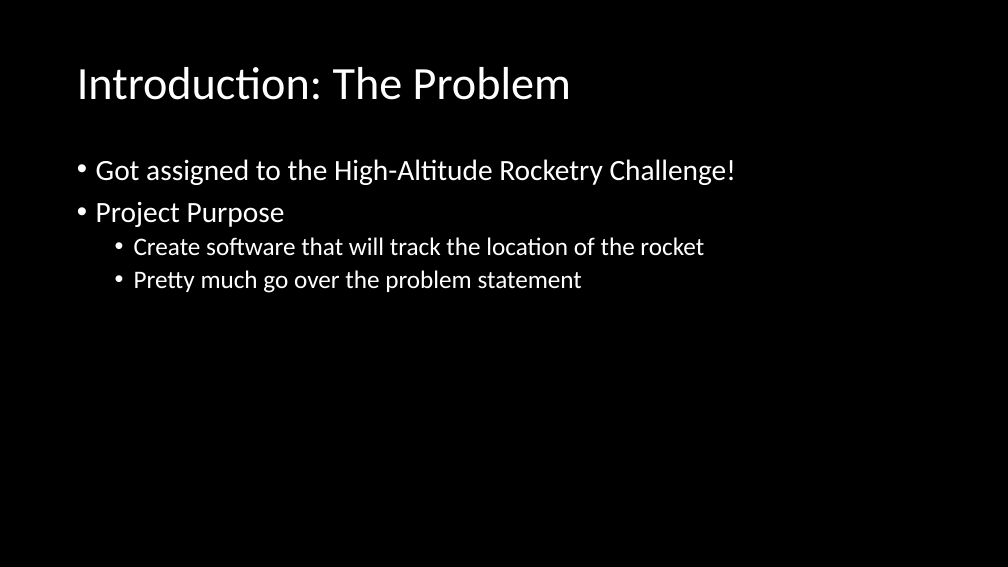
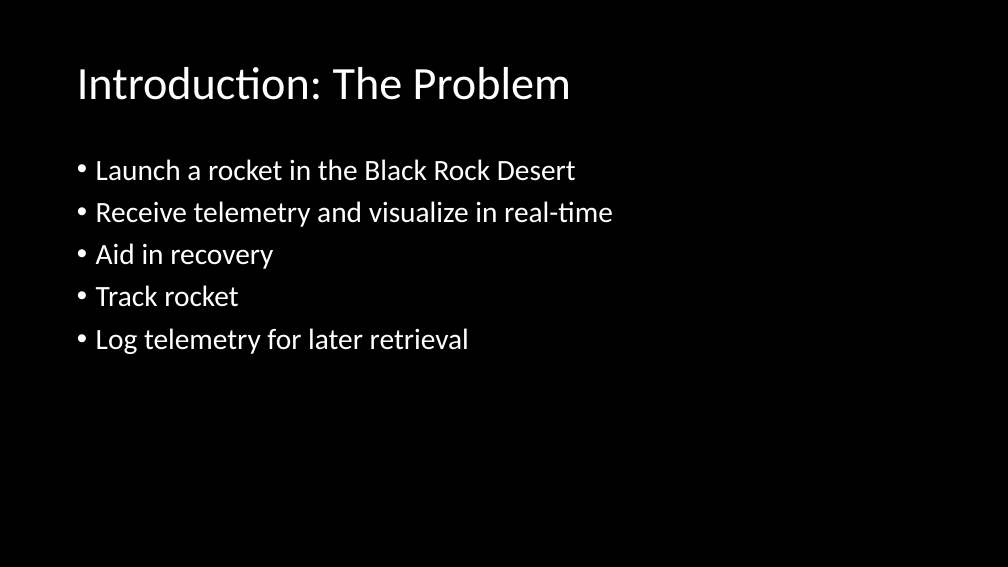
Before and after one commit to 100k-rocketry/groundstation, a slide deck: slide 2 of doc/presentations/FallProgressReport.pptx. Drawn at 1008x567 pixels with LibreOffice and Linux fonts; fonts in the diff are those of the drawing. Boxes give left, top, right and bottom in pixels: in the first picture for what was removed or moved away, otherwise in the second. Text is boxed around its words. In the diff, an @@ line names an element or a change of style, - is before the commit and + after.

Commit message:
Actually saved the PPT this time

```diff
--- a/doc/presentations/FallProgressReport.pptx
+++ b/doc/presentations/FallProgressReport.pptx
@@ text at box(96, 159, 613, 354): text changed; size 24 to 28 pt @@
-• Got assigned to the High-Altitude Rocketry Challenge!
-• Project Purpose
-  • Create software that will track the location of the rocket
-  • Pretty much go over the problem statement
+• Launch a rocket in the Black Rock Desert
+• Receive telemetry and visualize in real-time
+• Aid in recovery
+• Track rocket
+• Log telemetry for later retrieval
```
Also in this commit, not shown: 3 slides added.
